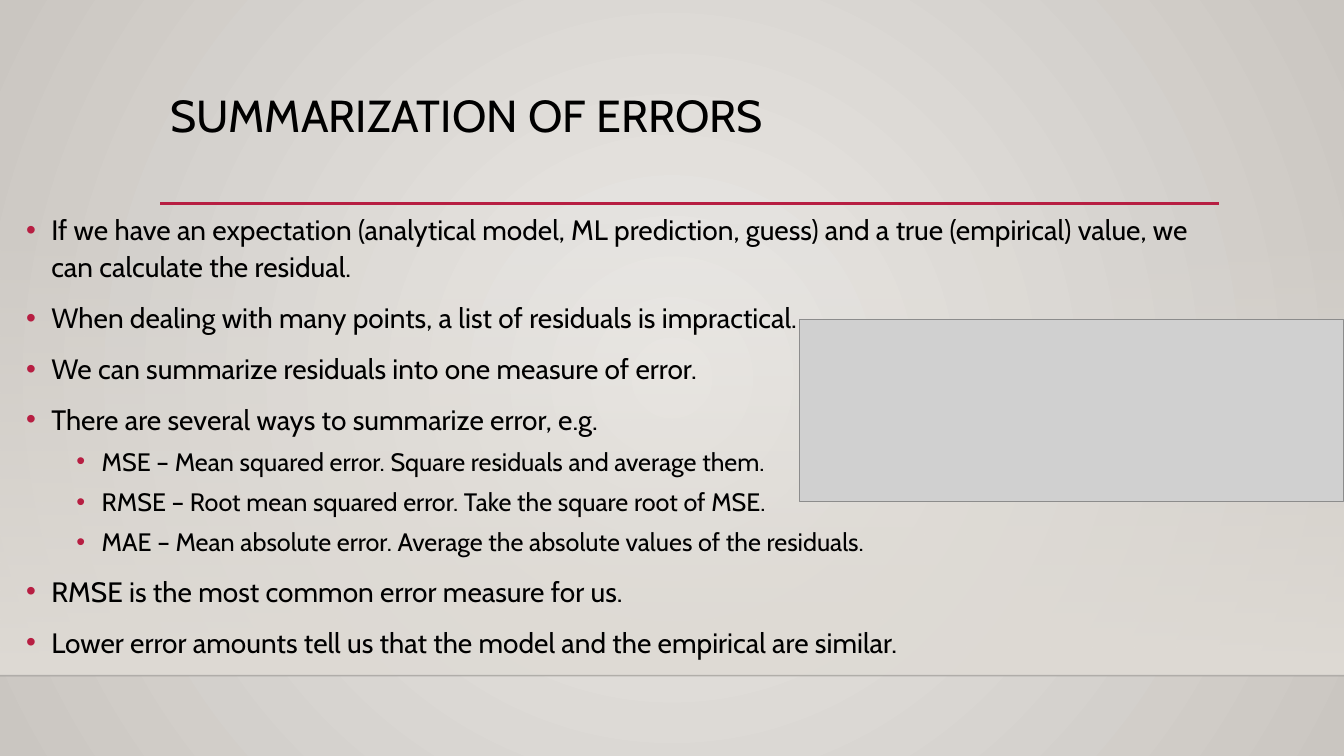
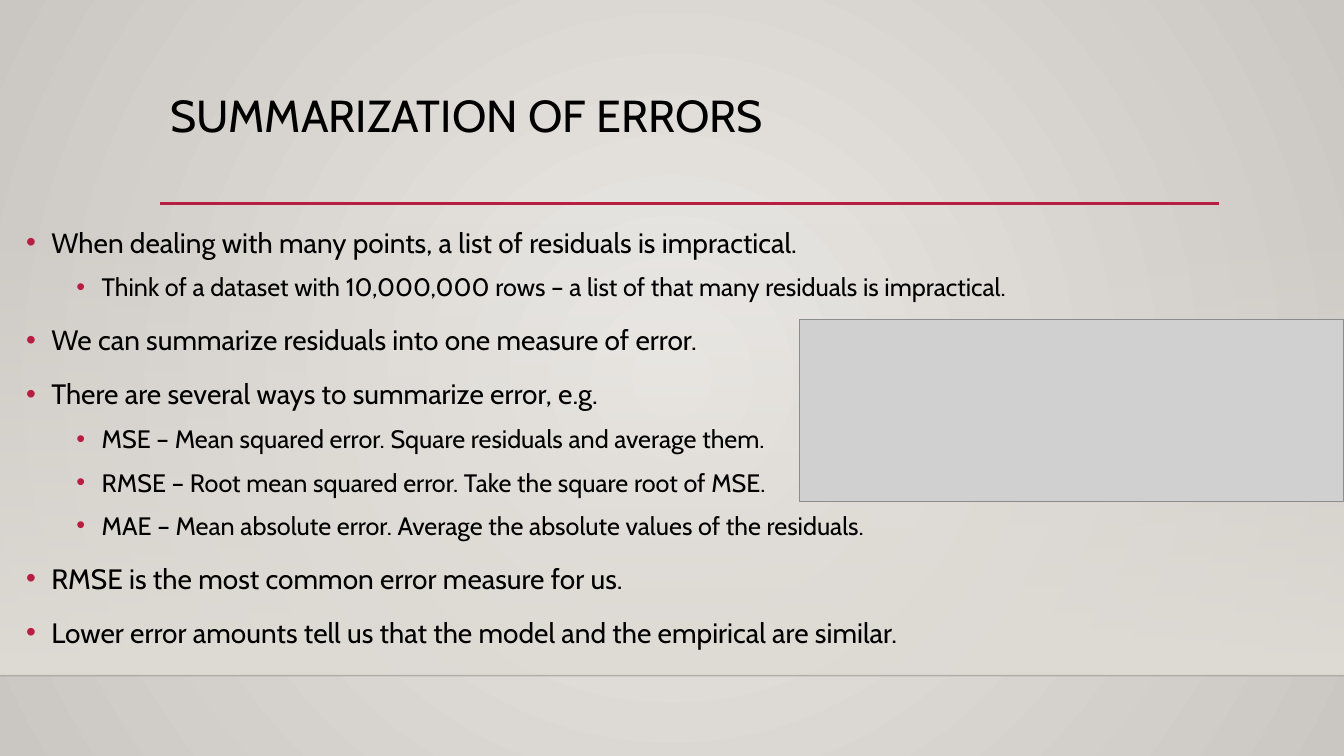
Before and after one commit to AkeemSemper/Basic_Stats_in_Python_Student_Workbooks, a slide deck: slide 10 of reference_material/slides/012_Errors.pptx (slide 6 before the commit). Drawn at 1344x756 pixels with LibreOffice and Linux fonts; fonts in the diff are those of the drawing; grey boxes stand for pictures; background and template pictures are left out. Boxes give left, top, right and bottom in pixels: in the first picture for what was removed or moved away, otherwise in the second. Text is boxed around its words. In the diff, an @@ line names an element or a change of style, - is before the commit and + after.

```diff
--- a/reference_material/slides/012_Errors.pptx
+++ b/reference_material/slides/012_Errors.pptx
@@ text "When dealing with many points, ..." moved from (x1=51, y1=219, x2=1188, y2=659) to (x1=51, y1=232, x2=1005, y2=649) @@
@@ text at (x1=51, y1=219, x2=1188, y2=278): paragraph removed @@
-• If we have an expectation (analytical model, ML prediction, guess) and a true (empirical) value, we can calculate the residual.
@@ text at (x1=51, y1=232, x2=897, y2=649): line spacing 1.1 to 1.2 @@
@@ text at (x1=102, y1=277, x2=1005, y2=302): paragraph added @@
+  • Think of a dataset with 10,000,000 rows – a list of that many residuals is impractical.
```
Also in this commit, not shown: 3 other slides changed, 4 slides added, 12 other files.
